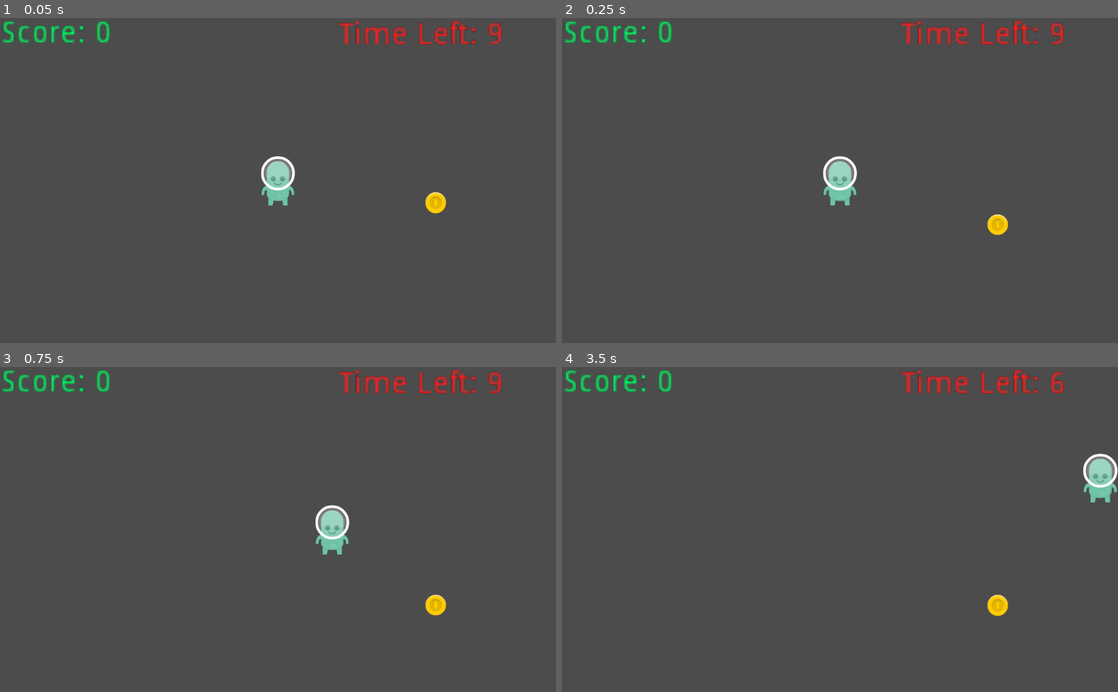
Above: before the commit, frames 1-4 (two rows, left to right).
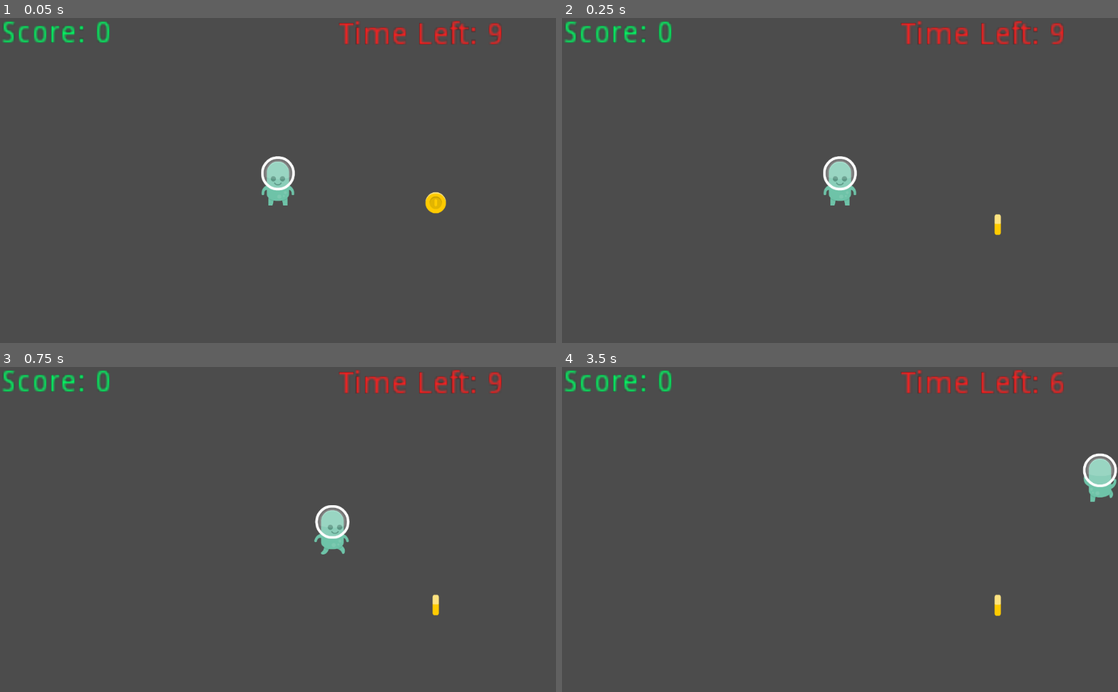
Above: after the commit, the same moments.

Repository: Ralarssenth/GrabbyGame
Game: Godot game, scene res://main.tscn
Same seed, same stepped clock (60 frames per second), same inputs: the game is played once before the commit and once after it.
Inputs:
- Up to frame 1 (0.05 s): no input
- Up to frame 2 (0.25 s): no input
- Up to frame 3 (0.75 s): hold Right (ui_right) from 0.53 s (still down)
- Up to frame 4 (3.5 s): release Right (ui_right) at 1.28 s; hold Down (ui_down) 1.28-2.03 s; hold Right (ui_right) 2.03-2.78 s; hold Up (ui_up) from 2.78 s (still down)

Frame 1 is identical in both runs. In frame 2, 0.2% of the frame differs, in the area x 76-81%, y 60-67%; in frame 3, 0.4%; in frame 4, 0.4%, in the area x 76-100%, y 26-77%.
Error after the commit: Invalid call. Nonexistent function '_set_playing' in base 'AnimatedSprite'. (res://player1.gd:29)

Commit message:
Animations
Animated the player, coins, and enemy sprites.

Enemies now don't walk off the screen. They do walk into the edges for a bit tho...

Diff:
--- a/GrabbyGame/coin.gd
+++ b/GrabbyGame/coin.gd
@@ -19,10 +19,10 @@
 
 func _ready():
 	randomize()
-	extents = sprite.get_texture().get_size() * sprite.get_scale() / 2
+	extents = sprite.get_sprite_frames().get_frame("spin", 0).get_size() * sprite.get_scale() / 2
 	screensize = get_viewport().size
-	pos_x = rand_range(0 + extents.x, screensize.x - extents.x)
-	pos_y = rand_range(0 + extents.y, screensize.y - extents.y)
+	pos_x = rand_range(extents.x, screensize.x - extents.x)
+	pos_y = rand_range(extents.y, screensize.y - extents.y)
 	var pts_pos = points.get_position()
 	var time_pos = time.get_position()
 	var vis = Color(1,1,1,1)
--- a/GrabbyGame/coin.tscn
+++ b/GrabbyGame/coin.tscn
@@ -1,9 +1,19 @@
-[gd_scene load_steps=4 format=2]
+[gd_scene load_steps=6 format=2]
 
 [ext_resource path="res://coin.gd" type="Script" id=1]
 [ext_resource path="res://art/coinGold.png" type="Texture" id=2]
+[ext_resource path="res://art/coinGold1.png" type="Texture" id=3]
 
-[sub_resource type="CircleShape2D" id=1]
+[sub_resource type="SpriteFrames" id=1]
+
+animations = [ {
+"frames": [ ExtResource( 2 ), ExtResource( 3 ) ],
+"loop": true,
+"name": "spin",
+"speed": 5.0
+} ]
+
+[sub_resource type="CircleShape2D" id=2]
 
 custom_solver_bias = 0.0
 radius = 19.5659
@@ -24,15 +34,17 @@
 "_edit_group_": true
 }
 
-[node name="sprite" type="Sprite" parent="." index="0"]
+[node name="sprite" type="AnimatedSprite" parent="." index="0"]
 
 scale = Vector2( 0.6, 0.6 )
-texture = ExtResource( 2 )
+frames = SubResource( 1 )
+animation = "spin"
+playing = true
 _sections_unfolded = [ "Transform", "Visibility" ]
 
 [node name="collision" type="CollisionShape2D" parent="." index="1"]
 
-shape = SubResource( 1 )
+shape = SubResource( 2 )
 
 [node name="effect" type="Tween" parent="." index="2"]
 
--- a/GrabbyGame/enemy.gd
+++ b/GrabbyGame/enemy.gd
@@ -7,6 +7,7 @@
 onready var points_effect = get_node("points/points_effect")
 onready var time_effect = get_node("time/time_effect")
 var screensize
+var extents
 var tile_size = 40
 var can_move = true
 var facing  = 'right'
@@ -24,6 +25,8 @@
 func _ready():
 	randomize()
 	screensize = get_viewport().size
+	extents = sprite.get_sprite_frames().get_frame("horizontal", 0).get_size() * sprite.get_scale() / 2
+	print(extents)
 	facing = moves.keys()[randi() % 4]
 	points_effect.interpolate_property(points, "rect_position", Vector2(points.get_position()), Vector2(points.get_position() + Vector2(0, -60)),
 									0.3, Tween.TRANS_QUAD, Tween.EASE_IN_OUT)
@@ -45,9 +48,16 @@
 	if  ray.is_colliding() and ray.get_collider().get_name() != "player":
 		return
 	can_move = false
-	move_tween.interpolate_property(self, "position", position, position + moves[facing] * tile_size,
+	var end = position + moves[facing] * tile_size
+	end.x = clamp(end.x, extents.x, screensize.x - extents.x)
+	end.y = clamp(end.y, extents.y, screensize.y - extents.y)
+	move_tween.interpolate_property(self, "position", position, end,
 									0.8, Tween.TRANS_SINE, Tween.EASE_IN_OUT)
 	move_tween.start()
+	if facing == "left":
+		sprite.set_flip_h(true)
+	elif facing == "right":
+		sprite.set_flip_h(false)
 	return true
 
 func _on_move_tween_tween_completed( object, key ):
--- a/GrabbyGame/enemy.tscn
+++ b/GrabbyGame/enemy.tscn
@@ -18,13 +18,13 @@
 "speed": 4.0
 } ]
 
-[sub_resource type="CapsuleShape2D" id=1]
+[sub_resource type="CapsuleShape2D" id=2]
 
 custom_solver_bias = 0.0
-radius = 11.5405
-height = 17.1999
+radius = 10.7327
+height = 19.0919
 
-[node name="enemy" type="Area2D" index="0"]
+[node name="enemy" type="Area2D"]
 
 position = Vector2( 492.738, 273.333 )
 input_pickable = true
@@ -44,14 +44,16 @@
 [node name="sprite" type="AnimatedSprite" parent="." index="0"]
 
 scale = Vector2( 0.3, 0.3 )
-frames = SubResource( 2 )
+frames = SubResource( 1 )
 animation = "horizontal"
+frame = 1
 playing = true
+offset = Vector2( -2, 0 )
 _sections_unfolded = [ "Offset", "Transform" ]
 
 [node name="collision" type="CollisionShape2D" parent="." index="1"]
 
-shape = SubResource( 1 )
+shape = SubResource( 2 )
 _sections_unfolded = [ "Transform" ]
 
 [node name="ray_cast_down" type="RayCast2D" parent="." index="2"]
@@ -81,6 +83,7 @@
 exclude_parent = true
 cast_to = Vector2( -40, 0 )
 collision_mask = 1
+_sections_unfolded = [ "Visibility" ]
 
 [node name="move_tween" type="Tween" parent="." index="6"]
 
--- a/GrabbyGame/main.gd
+++ b/GrabbyGame/main.gd
@@ -48,6 +48,7 @@
 	set_process(false)
 	player.set_physics_process(false)
 	player.shape_owner_clear_shapes(0)
+	player.get_node("sprite")._set_playing(false)
 	effect.start()
 	game_over.set_visible(true)
 	time_label.set_text(str("Time Left: 0"))
--- a/GrabbyGame/main.tscn
+++ b/GrabbyGame/main.tscn
@@ -1,25 +1,19 @@
-[gd_scene load_steps=4 format=2]
+[gd_scene load_steps=3 format=2]
 
 [ext_resource path="res://main.gd" type="Script" id=1]
 [ext_resource path="res://player.tscn" type="PackedScene" id=2]
-
-[sub_resource type="SegmentShape2D" id=1]
-
-custom_solver_bias = 0.0
-a = Vector2( 0, 0 )
-b = Vector2( -0.241577, 600.894 )
 
 [node name="main" type="Node" index="0"]
 
 script = ExtResource( 1 )
 
-[node name="player" parent="." index="0" instance=ExtResource( 2 )]
+[node name="coin_container" type="Node" parent="." index="0"]
+
+[node name="enemies" type="Node" parent="." index="1"]
+
+[node name="player" parent="." index="2" instance=ExtResource( 2 )]
 
 position = Vector2( 510.447, 280.18 )
-
-[node name="coin_container" type="Node" parent="." index="1"]
-
-[node name="enemies" type="Node" parent="." index="2"]
 
 [node name="HUD" type="Control" parent="." index="3"]
 
@@ -124,41 +118,4 @@
 one_shot = true
 autostart = true
 
-[node name="screen_limits" type="Area2D" parent="." index="5"]
-
-input_pickable = true
-gravity_vec = Vector2( 0, 1 )
-gravity = 98.0
-linear_damp = 0.1
-angular_damp = 1.0
-audio_bus_override = false
-audio_bus_name = "Master"
-
-[node name="left_side" type="CollisionShape2D" parent="screen_limits" index="0"]
-
-shape = SubResource( 1 )
-_sections_unfolded = [ "Transform" ]
-
-[node name="right_side" type="CollisionShape2D" parent="screen_limits" index="1"]
-
-position = Vector2( 1024, 0 )
-shape = SubResource( 1 )
-_sections_unfolded = [ "Transform" ]
-
-[node name="top" type="CollisionShape2D" parent="screen_limits" index="2"]
-
-position = Vector2( 1024, 0 )
-rotation = 1.5708
-scale = Vector2( 1, 1.75 )
-shape = SubResource( 1 )
-_sections_unfolded = [ "Transform" ]
-
-[node name="bottom" type="CollisionShape2D" parent="screen_limits" index="3"]
-
-position = Vector2( 1024, 600 )
-rotation = 1.5708
-scale = Vector2( 1, 1.75 )
-shape = SubResource( 1 )
-_sections_unfolded = [ "Transform" ]
-
 [connection signal="timeout" from="game_timer" to="." method="_on_game_timer_timeout"]
--- a/GrabbyGame/player.tscn
+++ b/GrabbyGame/player.tscn
@@ -15,17 +15,17 @@
 "frames": [ ExtResource( 2 ), ExtResource( 3 ) ],
 "loop": true,
 "name": "up",
-"speed": 3.0
+"speed": 5.0
 }, {
 "frames": [ ExtResource( 4 ), ExtResource( 5 ), ExtResource( 4 ), ExtResource( 6 ) ],
 "loop": true,
 "name": "down",
-"speed": 6.0
+"speed": 10.0
 }, {
 "frames": [ ExtResource( 7 ), ExtResource( 8 ) ],
 "loop": true,
 "name": "left_right",
-"speed": 3.0
+"speed": 5.0
 } ]
 
 [sub_resource type="CapsuleShape2D" id=2]
@@ -55,7 +55,7 @@
 
 scale = Vector2( 0.6, 0.6 )
 frames = SubResource( 1 )
-animation = "down"
+animation = "left_right"
 _sections_unfolded = [ "Offset", "Transform" ]
 
 [node name="collision" type="CollisionShape2D" parent="." index="1"]
--- a/GrabbyGame/player1.gd
+++ b/GrabbyGame/player1.gd
@@ -24,6 +24,23 @@
 	pos.x = clamp(pos.x, extents.x, screensize.x - extents.x)
 	pos.y = clamp(pos.y, extents.y, screensize.y - extents.y)
 	set_position(pos)
+	if vel == Vector2(0, 0):
+		sprite.set_animation("down")
+		sprite._set_playing(false)
+	elif vel.x > 0 and vel.y == 0:
+		sprite.set_animation("left_right")
+		sprite.set_flip_h(false)
+		sprite._set_playing(true)
+	elif vel.x < 0 and vel.y == 0:
+		sprite.set_animation("left_right")
+		sprite.set_flip_h(true)
+		sprite._set_playing(true)
+	elif vel.y < 0:
+		sprite.set_animation("up")
+		sprite._set_playing(true)
+	elif vel.y > 0:
+		sprite.set_animation("down")
+		sprite._set_playing(true)
 
 func _on_damage():
 	slow.interpolate_property(self, "speed", 0, 500, 1.5, Tween.TRANS_SINE, Tween.EASE_IN)
Binary file added: GrabbyGame/art/coinGold1.png
Not shown, added: GrabbyGame/art/coinGold1.png.import
Not shown: 1 places in GrabbyGame/enemy.tscn that only renumber resources
